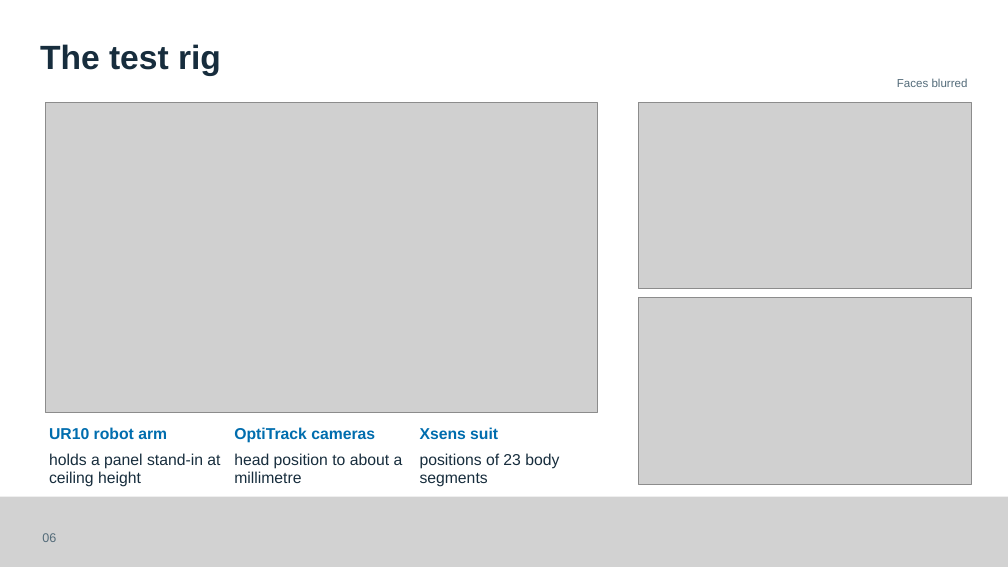
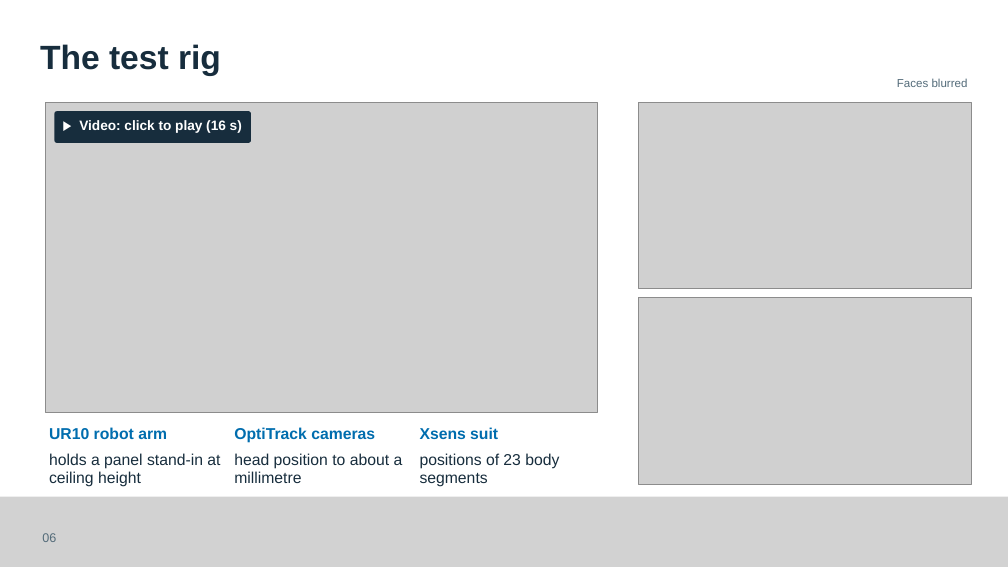
Before and after one commit to Kingwu12/adaptive-hrc-safety-system, a slide deck: slide 6 of presentation/FYP-assessment-presentation-v4.2.pptx. Drawn at 1008x567 pixels with LibreOffice and Linux fonts; fonts in the diff are those of the drawing; grey boxes stand for pictures. Boxes give left, top, right and bottom in pixels: in the first picture for what was removed or moved away, otherwise in the second. Text is boxed around its words. In the diff, an @@ line names an element or a change of style, - is before the commit and + after.

```diff
--- a/presentation/FYP-assessment-presentation-v4.2.pptx
+++ b/presentation/FYP-assessment-presentation-v4.2.pptx
@@ rounded rectangle added at [54,111,251,143], fill #172D3D @@
@@ text added at [79,120,242,133], 13 pt, text #FFFFFF, bold @@
+▶ Video: click to play (16 s)
```
Also in this commit, not shown: 1 other file.
